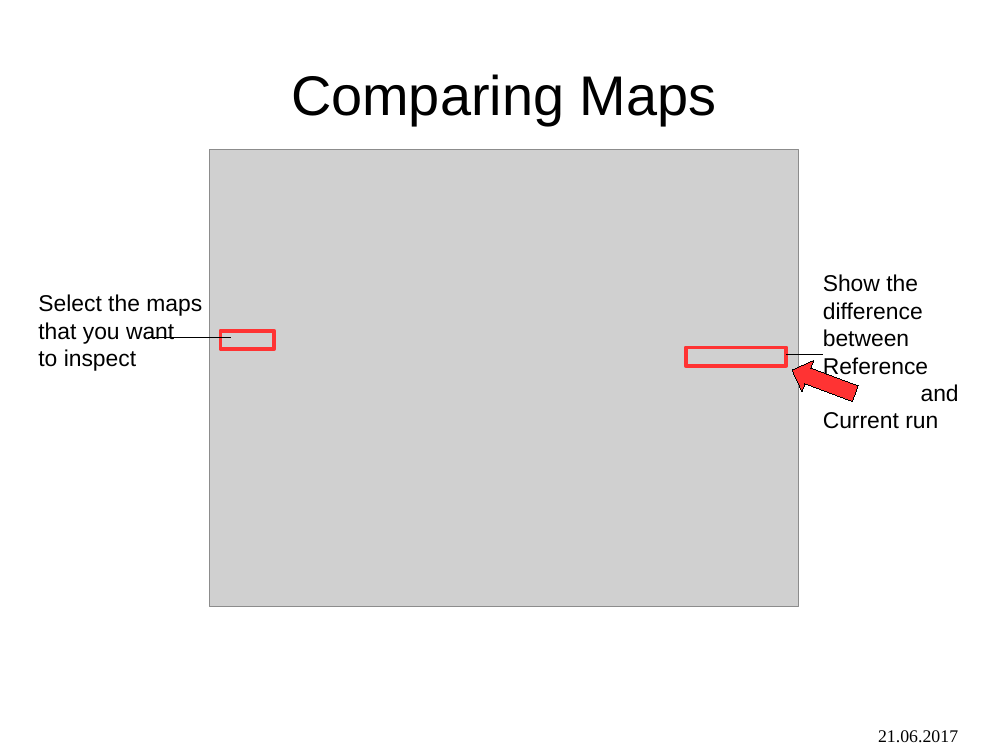
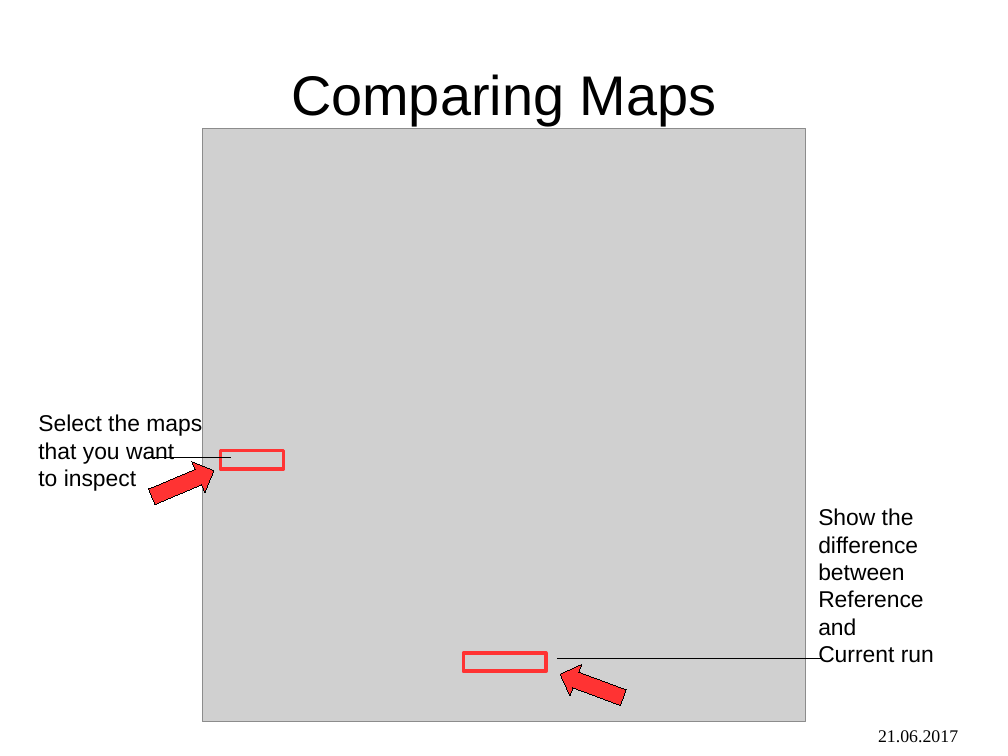
Before and after one commit to sroychow/cmsTrackerMaps, a slide deck: slide 2 of doc/tkmap_manual.odp. Drawn at 1008x756 pixels with LibreOffice and Linux fonts; fonts in the diff are those of the drawing; grey boxes stand for pictures. Boxes give left, top, right and bottom in pixels: in the first picture for what was removed or moved away, otherwise in the second. Text is boxed around its words. In the diff, an @@ line names an element or a change of style, - is before the commit and + after.

```diff
--- a/doc/tkmap_manual.odp
+++ b/doc/tkmap_manual.odp
@@ picture: place and size @@
-picture at [209,149,799,606]
+picture at [202,129,806,723]
@@ line removed from (787, 355) to (823, 355) @@
@@ text "Select the maps": place and size @@
-text "Select the maps" at [38,294,202,371]
+text "Select the maps" at [38,414,202,491]
@@ left arrow added at [145,456,221,513], fill #FF3333, outline #000000 0 pt @@
@@ line moved from (231, 338) - (148, 338) to (231, 457) - (148, 457) @@
@@ rectangle: place and size @@
-rectangle at [220,331,274,349]
+rectangle at [220,451,284,469]
@@ text "Show the" rewrapped from [823,274,959,429] to [818,508,934,663] @@
@@ rectangle: place and size @@
-rectangle at [686,348,787,366]
+rectangle at [464,653,546,671]
@@ left arrow: place and size @@
-left arrow at [787,354,862,410]
+left arrow at [554,659,629,714]
@@ line added from (558, 659) to (823, 659), #000000 0 pt @@
```
Also in this commit, not shown: 2 other slides changed, 1 slide added, 3 slides removed, 1 other file.
